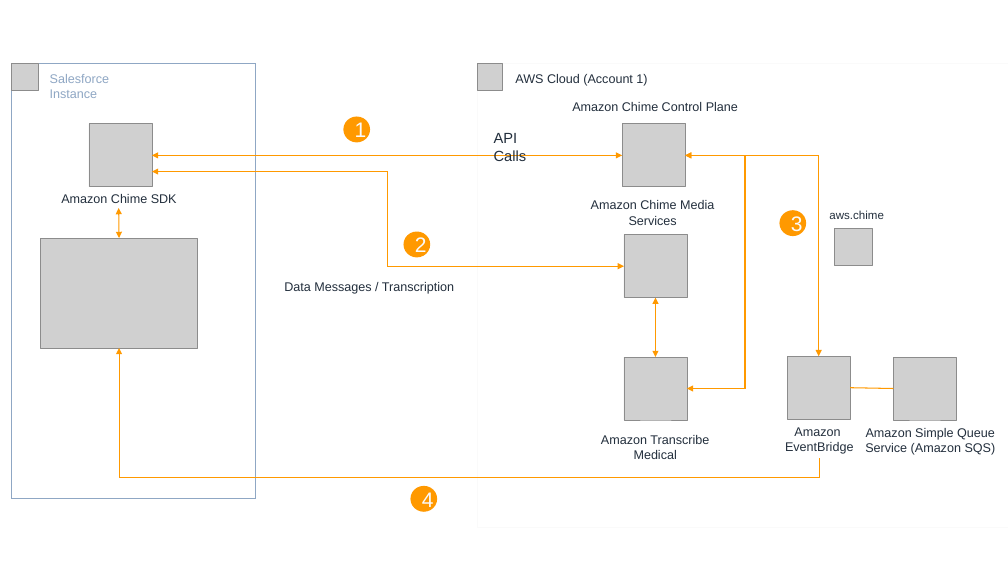
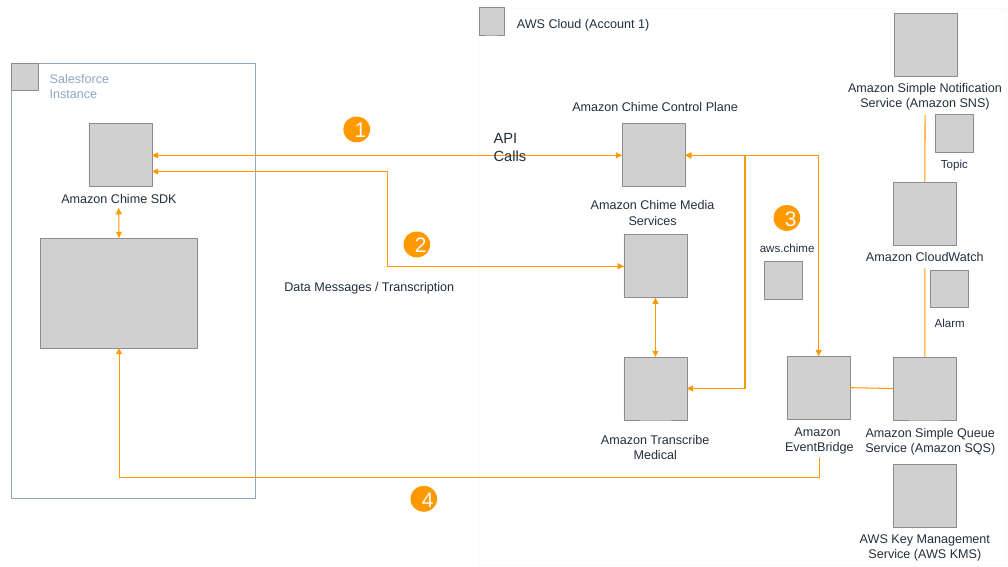
Before and after one commit to aws-quickstart/quickstart-salesforce-health-cloud-virtual-care, a slide deck: slide 1 of docs/deployment_guide/images/architecture_diagram.pptx. Drawn at 1008x567 pixels with LibreOffice and Linux fonts; fonts in the diff are those of the drawing; grey boxes stand for pictures. Boxes give left, top, right and bottom in pixels: in the first picture for what was removed or moved away, otherwise in the second. Text is boxed around its words. In the diff, an @@ line names an element or a change of style, - is before the commit and + after.

Commit message:
Updated architecture slides and png.

```diff
--- a/docs/deployment_guide/images/architecture_diagram.pptx
+++ b/docs/deployment_guide/images/architecture_diagram.pptx
@@ rectangle "AWS Cloud (Account 1)": place and size @@
-rectangle "AWS Cloud (Account 1)" at <box>478,63,1008,527</box>
+rectangle "AWS Cloud (Account 1)" at <box>479,8,1006,566</box>
@@ picture: place and size @@
-picture at <box>478,64,503,91</box>
+picture at <box>479,8,504,35</box>
@@ picture added at <box>895,13,958,76</box> @@
@@ text added at <box>848,83,1002,110</box>, 12 pt, text #232F3D @@
+Amazon Simple Notification Service (Amazon SNS)
@@ line added from (925, 182) to (926, 114), #FF9900 1 pt @@
@@ picture added at <box>935,114,973,152</box> @@
@@ text added at <box>941,159,968,171</box>, 11 pt, text #232F3D @@
+Topic
@@ ellipse "3": place and size @@
-ellipse "3" at <box>780,210,806,236</box>
+ellipse "3" at <box>774,205,800,231</box>
@@ picture added at <box>894,182,957,245</box> @@
@@ text "aws.chime": place and size @@
-text "aws.chime" at <box>829,210,884,219</box>
+text "aws.chime" at <box>760,243,815,252</box>
@@ picture: place and size @@
-picture at <box>835,228,873,266</box>
+picture at <box>765,262,803,299</box>
@@ text added at <box>866,252,984,261</box>, 12 pt, text #232F3D @@
+Amazon CloudWatch
@@ line added from (925, 357) to (925, 268), #FF9900 1 pt @@
@@ picture added at <box>931,270,969,308</box> @@
@@ text added at <box>935,318,965,327</box>, 11 pt, text #232F3D @@
+Alarm
@@ picture added at <box>894,464,957,527</box> @@
@@ text added at <box>860,534,990,561</box>, 12 pt, text #232F3D @@
+AWS Key Management Service (AWS KMS)
```
Also in this commit, not shown: 1 other file.
